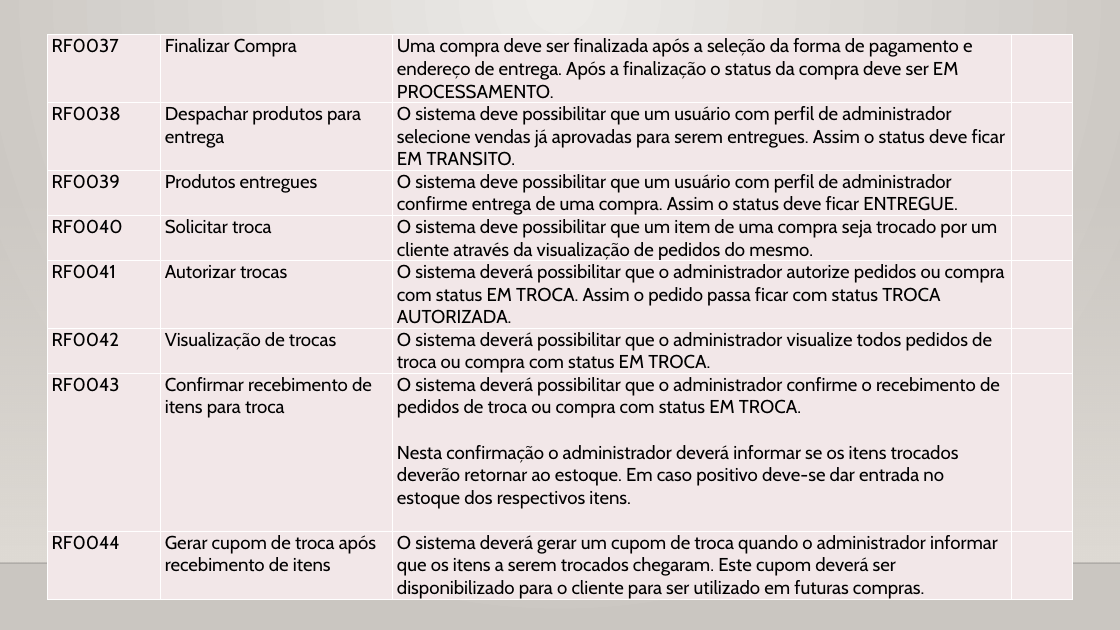
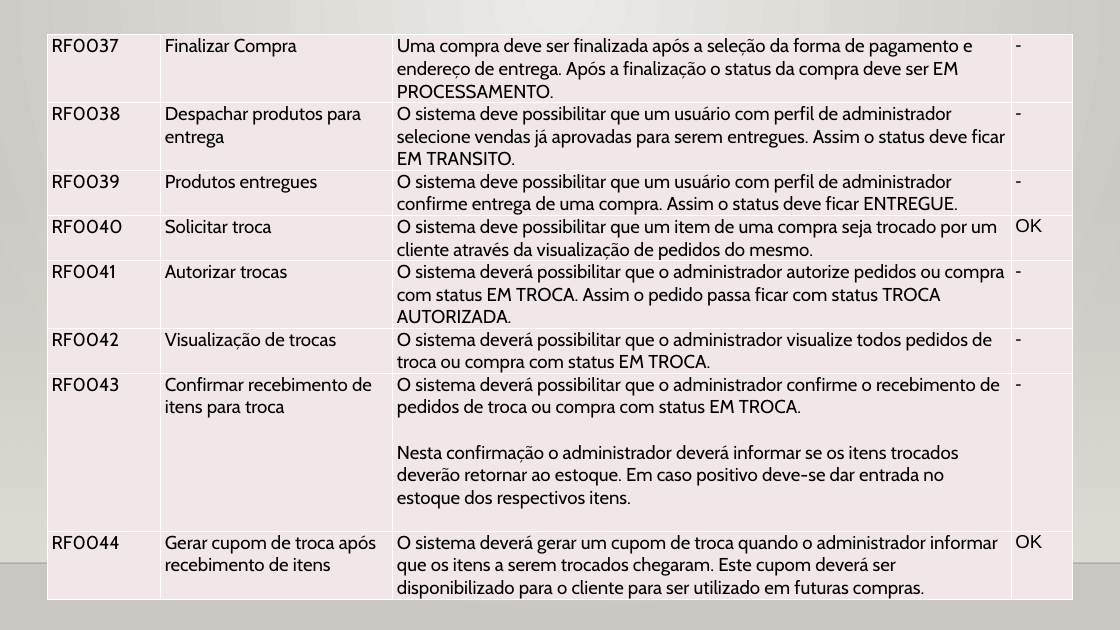
Before and after one commit to gabriellima09/DrinkIt, a slide deck: slide 5 of DrinkIt.WebApp/Artifacts/Documentação do projeto.pptx. Drawn at 1120x630 pixels with LibreOffice and Linux fonts; fonts in the diff are those of the drawing; background and template pictures are left out. Boxes give left, top, right and bottom in pixels: in the first picture for what was removed or moved away, otherwise in the second. Text is boxed around its words. In the diff, an @@ line names an element or a change of style, - is before the commit and + after.

```diff
--- a/DrinkIt.WebApp/Artifacts/Documentação do projeto.pptx
+++ b/DrinkIt.WebApp/Artifacts/Documentação do projeto.pptx
@@ table at (47,35,1072,603) @@
-row 1, column 4: 
+row 1, column 4: -
-row 2, column 4: 
+row 2, column 4: -
-row 3, column 4: 
+row 3, column 4: -
-row 4, column 4: 
+row 4, column 4: OK
-row 5, column 4: 
+row 5, column 4: -
-row 6, column 4: 
+row 6, column 4: -
-row 7, column 4: 
+row 7, column 4: -
-row 8, column 4: 
+row 8, column 4: OK
```
Also in this commit, not shown: 14 other slides changed.
